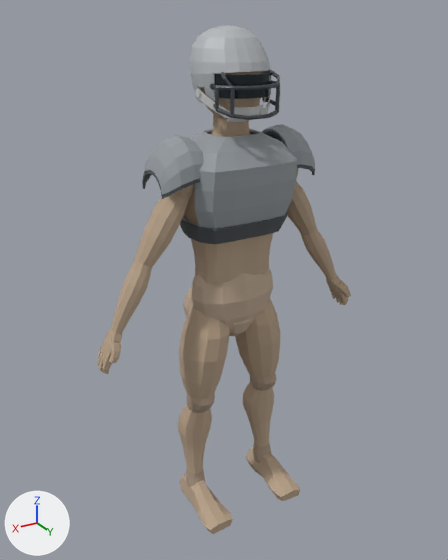
An edit to the glTF model Assets/Models/football_player.glb, drawn before and after from the same camera.
One viewpoint serves both versions: a 50 mm lens placed at (1.173, 1.895, 1.962), pointed at (0.024, -0.021, 1.004). Lighting does not change. The marker at lower left points along +X, +Y and +Z. The older version comes first. Vertices at exactly the same position are counted once.

The first picture shows 'Belly', 'Facemask', 'Glutes', 'Groin', 'Helmet', 'LeftAnkle', 'LeftCalf', 'LeftFoot', 'LeftForearm', 'LeftKnee', 'LeftThigh', 'LeftUpperArm', 'Pelvis', 'RightCalf', 'RightFoot', 'RightKnee', 'RightThigh', 'ShoulderPads', 'Visor' and 12 more.
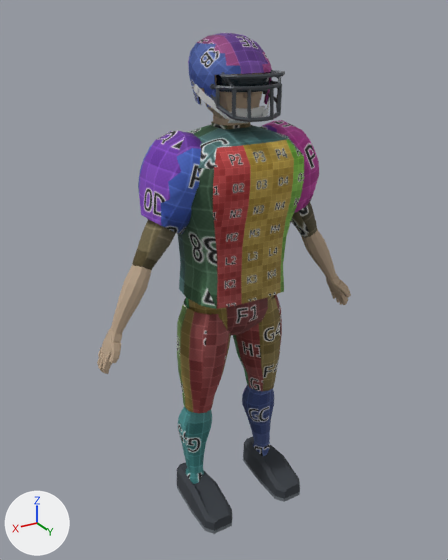
Where the change shows, as pixel boxes (x1, y1, x2, y2) in the pictures (448 x 560 px; the box of a moved part takes in the faces that stretch with it):
'Jersey', added: after (138, 120, 319, 309)
'Pants', added (brown): after (177, 294, 282, 413)
'Helmet', reshaped, recoloured (darker): before (190, 26, 271, 103); after (188, 33, 272, 107)
'LeftThigh', deleted (beige): before (179, 305, 230, 399)
'Socks', added: after (177, 384, 274, 484)
'Pelvis', deleted (beige): before (191, 269, 273, 330)
'RightThigh', deleted (beige): before (235, 298, 280, 378)
'LeftFoot', reshaped, recoloured (20% taller): before (180, 474, 233, 534); after (177, 462, 232, 534)
'RightFoot', reshaped, recoloured (22% taller): before (246, 447, 301, 501); after (243, 436, 300, 502)
'Undershirt', added (mostly hidden): after (132, 121, 317, 270)
'Visor', moved, rescaled (7% narrower, 31% shorter): before (215, 71, 272, 99); after (216, 73, 269, 92)
'LeftKnee', deleted: before (187, 394, 215, 413)
'RightKnee', deleted: before (250, 373, 276, 391)
'Groin', deleted: before (229, 318, 253, 336)
'Glutes', deleted (mostly hidden): before (183, 287, 194, 318)
part 4 of me_leftankle_mesh, recoloured: before (186, 468, 205, 487)
part 5 of me_leftcalf_mesh, moved or reshaped (not visible afterwards): before (185, 458, 203, 474)
part 6 of me_leftcalf_mesh, recoloured (beige): before (178, 404, 212, 465)
part 7 of me_rightcalf_mesh, recoloured (beige): before (243, 382, 274, 447)
'ShoulderPads', unchanged, covered by the edit: before (142, 124, 315, 244)
'Belly', unchanged, covered by the edit: before (195, 233, 273, 284)
'LeftUpperArm', unchanged, covered by the edit: before (135, 195, 189, 268)

The change, as a list of edits to the scene's bpy script:
```text
Change me_helmetmesh:
    remove me_helmetmesh.from_pydata(...)  # 300 vertices, 596 faces; spans x -0.14..0.14, y -0.162..0.118, z 1.676..1.924
    remove me_helmetmesh.materials.append(mat_helmet)  # grey #b6babd
    add me_helmetmesh.from_pydata(...)  # 300 vertices, 596 faces; spans x -0.143..0.143, y -0.177..0.13, z 1.672..1.9
    me_helmetmesh part 3: 299 vertices removed from x -0.14..0.14, y -0.162..0.118, z 1.676..1.924; 299 vertices added at x -0.143..0.143, y -0.177..0.13, z 1.672..1.9
    add me_helmetmesh.materials.append(mat_uniform)  # picture img_uniform_reference
Change me_leftankle_mesh:
    where me_leftankle_mesh.from_pydata(...)  # 60 vertices, 116 faces; spans x 0.136..0.216, y -0.054..0.044, z 0.065..0.185
    me_leftankle_mesh part 4: 116 faces spanning x 0.136..0.216, y -0.054..0.044, z 0.065..0.185 switch from mat_joint_limestone (beige #aa9581) to mat_uniform (picture img_uniform_reference)
Change me_leftcalf_mesh:
    where me_leftcalf_mesh.from_pydata(...)  # 84 vertices, 164 faces; spans x 0.092..0.229, y -0.112..0.038, z 0.155..0.489
    me_leftcalf_mesh part 5: 12 of 84 vertices moved; they spanned x 0.142..0.206, y -0.048..0.02, z 0.155 and now span x 0.142..0.206, y -0.048..0.02, z 0.155; mean shift (0.0, 0.0, 0.0); largest move (0.189, -0.045, 0.155) -> (0.206, -0.012, 0.155)
    me_leftcalf_mesh part 6: 136 faces spanning x 0.092..0.229, y -0.112..0.038, z 0.155..0.489 switch from mat_warm_limestone (beige #b8a289) to mat_uniform (picture img_uniform_reference)
Change me_leftfoot_mesh:
    remove me_leftfoot_mesh.from_pydata(...)  # 49 vertices, 94 faces; spans x 0.114..0.238, y -0.094..0.215, z 0.0..0.121
    remove me_leftfoot_mesh.materials.append(mat_warm_limestone)  # beige #b8a289
    add me_leftfoot_mesh.from_pydata(...)  # 112 vertices, 192 faces; spans x 0.109..0.243, y -0.095..0.225, z 0.0..0.132
    me_leftfoot_mesh part 1: the whole mesh is rebuilt
    add me_leftfoot_mesh.materials.append(mat_cleats)  # dark grey #353a40
    add me_leftfoot_mesh.materials.append(mat_cleats_sole)  # grey #6c7379
Change me_rightcalf_mesh:
    where me_rightcalf_mesh.from_pydata(...)  # 84 vertices, 164 faces; spans x -0.229..-0.092, y -0.112..0.038, z 0.155..0.489
    me_rightcalf_mesh part 7: 164 faces spanning x -0.229..-0.092, y -0.112..0.038, z 0.155..0.489 switch from mat_warm_limestone (beige #b8a289) to mat_uniform (picture img_uniform_reference)
Change me_rightfoot_mesh:
    remove me_rightfoot_mesh.from_pydata(...)  # 49 vertices, 94 faces; spans x -0.238..-0.114, y -0.094..0.215, z 0.0..0.121
    remove me_rightfoot_mesh.materials.append(mat_warm_limestone)  # beige #b8a289
    add me_rightfoot_mesh.from_pydata(...)  # 112 vertices, 192 faces; spans x -0.243..-0.109, y -0.095..0.225, z 0.0..0.132
    me_rightfoot_mesh part 2: the whole mesh is rebuilt
    add me_rightfoot_mesh.materials.append(mat_cleats)  # dark grey #353a40
    add me_rightfoot_mesh.materials.append(mat_cleats_sole)  # grey #6c7379
Change me_visormesh:
    remove me_visormesh.from_pydata(...)  # 54 vertices, 104 faces; spans x -0.107..0.107, y 0.057..0.143, z 1.707..1.781
    add me_visormesh.from_pydata(...)  # 54 vertices, 104 faces; spans x -0.097..0.097, y 0.052..0.138, z 1.726..1.778
    me_visormesh part 8: the whole mesh is scaled about its middle by (0.91, 1, 0.703), then moved by (0.0, -0.005, 0.008)
Remove ob_glutes:
    ob_glutes = bpy.data.objects.new('Glutes', me_glutelobe_mesh)
Remove ob_groin:
    ob_groin = bpy.data.objects.new('Groin', me_groin_mesh)
Remove ob_leftknee:
    ob_leftknee = bpy.data.objects.new('LeftKnee', me_leftknee_mesh)
Remove ob_leftthigh:
    ob_leftthigh = bpy.data.objects.new('LeftThigh', me_leftthigh_mesh)
Remove ob_pelvis:
    ob_pelvis = bpy.data.objects.new('Pelvis', me_pelvis_mesh)
Remove ob_rightknee:
    ob_rightknee = bpy.data.objects.new('RightKnee', me_rightknee_mesh)
Remove ob_rightthigh:
    ob_rightthigh = bpy.data.objects.new('RightThigh', me_rightthigh_mesh)
Add ob_undershirt:
    ob_undershirt = bpy.data.objects.new('Undershirt', me_undershirt)  # 527 vertices, 908 faces; spans x -0.404..0.404, y -0.122..0.135, z 1.045..1.608; in mat_uniform (picture img_uniform_reference)
    ob_undershirt.location = (0.0, 0.0, 0.0)
Add ob_socks:
    ob_socks = bpy.data.objects.new('Socks', me_socks_001)  # 288 vertices, 560 faces; spans x -0.23..0.23, y -0.113..0.045, z 0.064..0.49; in mat_uniform (picture img_uniform_reference)
    ob_socks.location = (0.0, 0.0, 0.0)
Add ob_pants:
    ob_pants = bpy.data.objects.new('Pants', me_pants_001)  # 204 vertices, 336 faces; spans x -0.23..0.23, y -0.156..0.136, z 0.48..1.065; in mat_uniform (picture img_uniform_reference)
    ob_pants.location = (0.0, 0.0, 0.0)
Add ob_jersey:
    ob_jersey = bpy.data.objects.new('Jersey', me_jersey)  # 318 vertices, 576 faces; spans x -0.355..0.355, y -0.197..0.196, z 0.977..1.599; in mat_uniform (picture img_uniform_reference)
    ob_jersey.location = (0.0, 0.0, 0.0)
```
